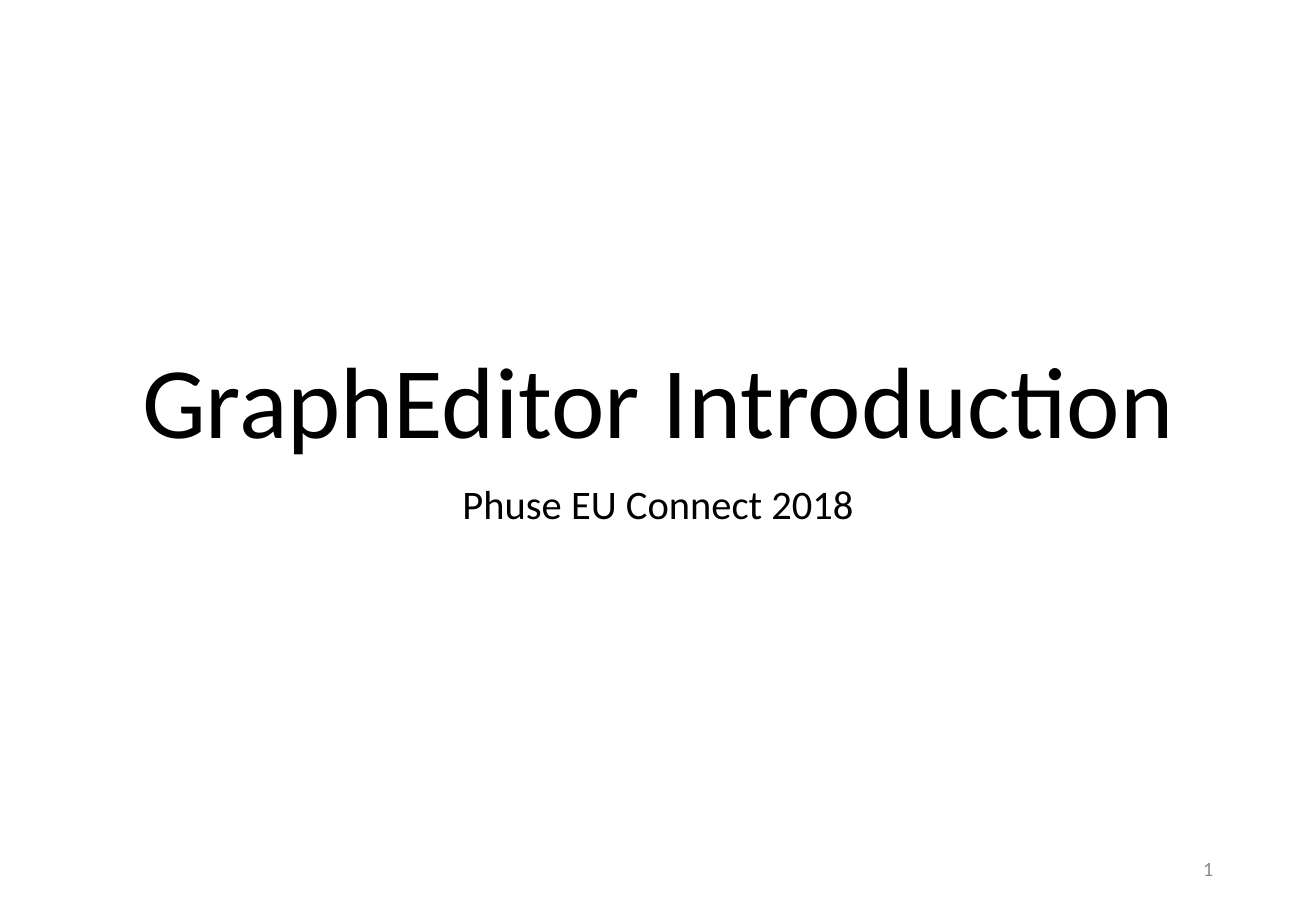
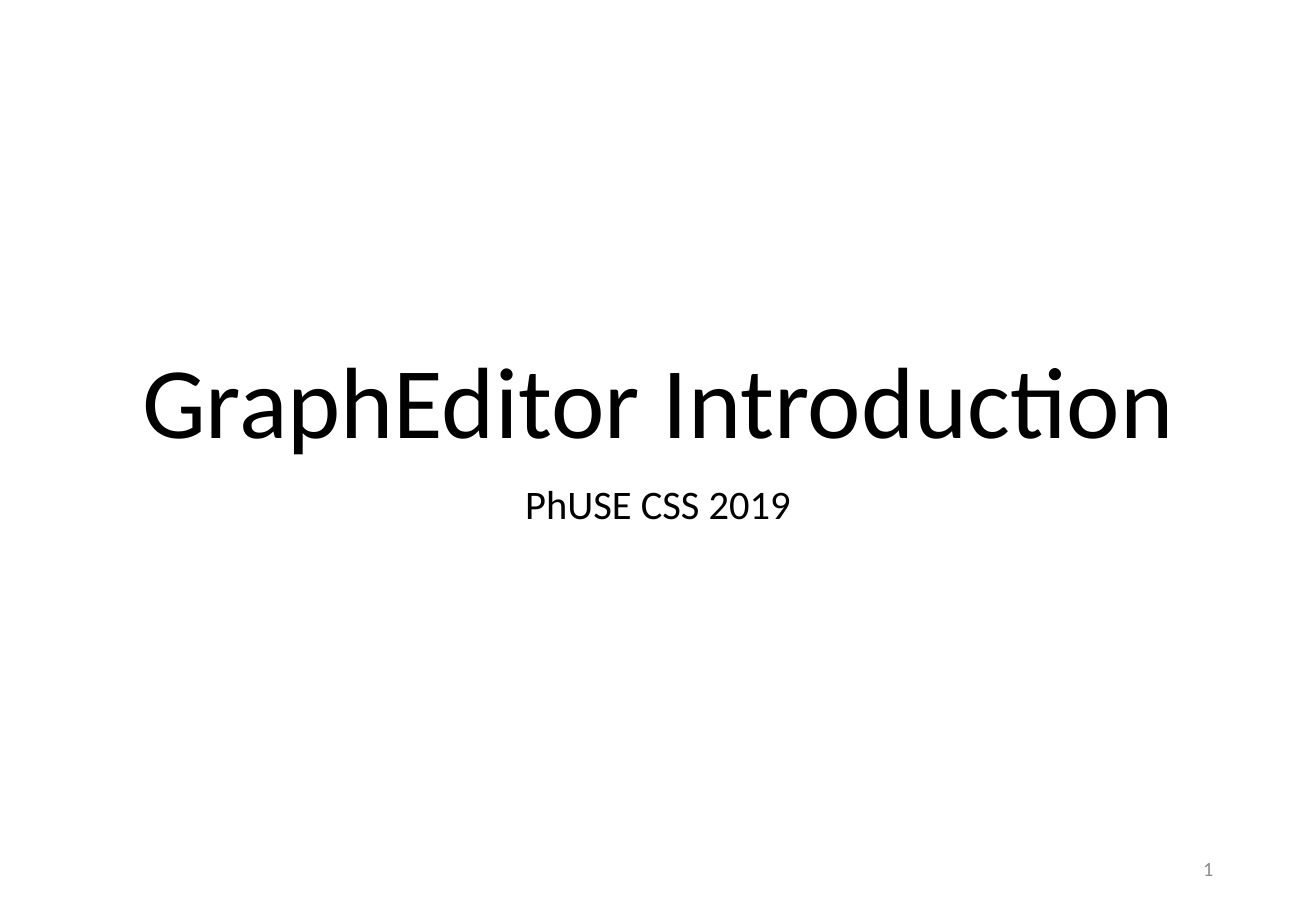
Before and after one commit to phuse-org/LinkedDataWorkshop, a slide deck: slide 1 of CSS2019/doc/GraphEditor introduction.pptx. Drawn at 1316x911 pixels with LibreOffice and Linux fonts; fonts in the diff are those of the drawing. Boxes give left, top, right and bottom in pixels: in the first picture for what was removed or moved away, otherwise in the second. Text is boxed around its words. In the diff, an @@ line names an element or a change of style, - is before the commit and + after.

```diff
--- a/CSS2019/doc/GraphEditor introduction.pptx
+++ b/CSS2019/doc/GraphEditor introduction.pptx
@@ subtitle at (525, 491, 791, 520): text changed @@
-Phuse EU Connect 2018
+PhUSE CSS 2019
```
Also in this commit, not shown: 4 other files.
